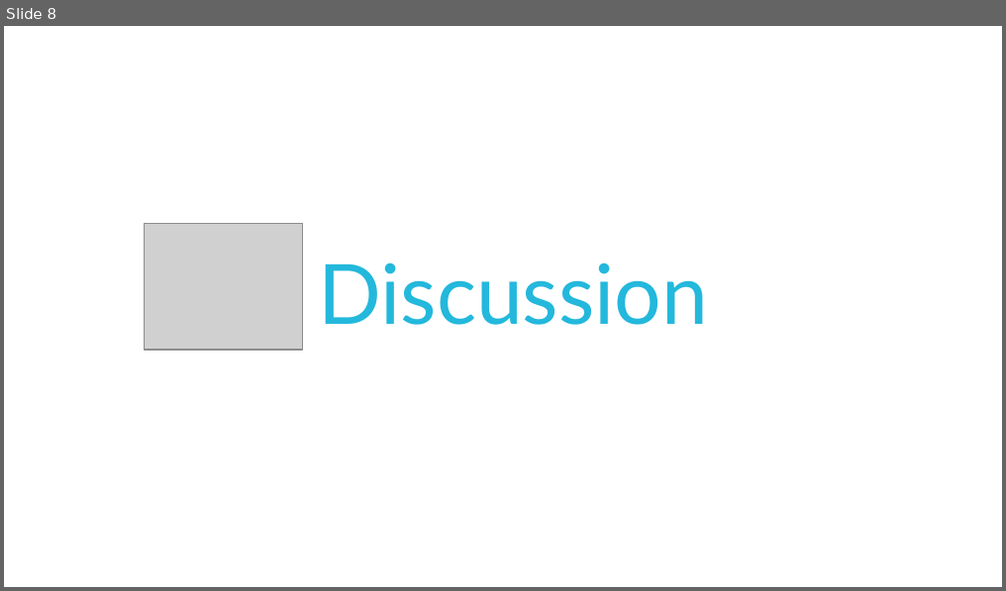
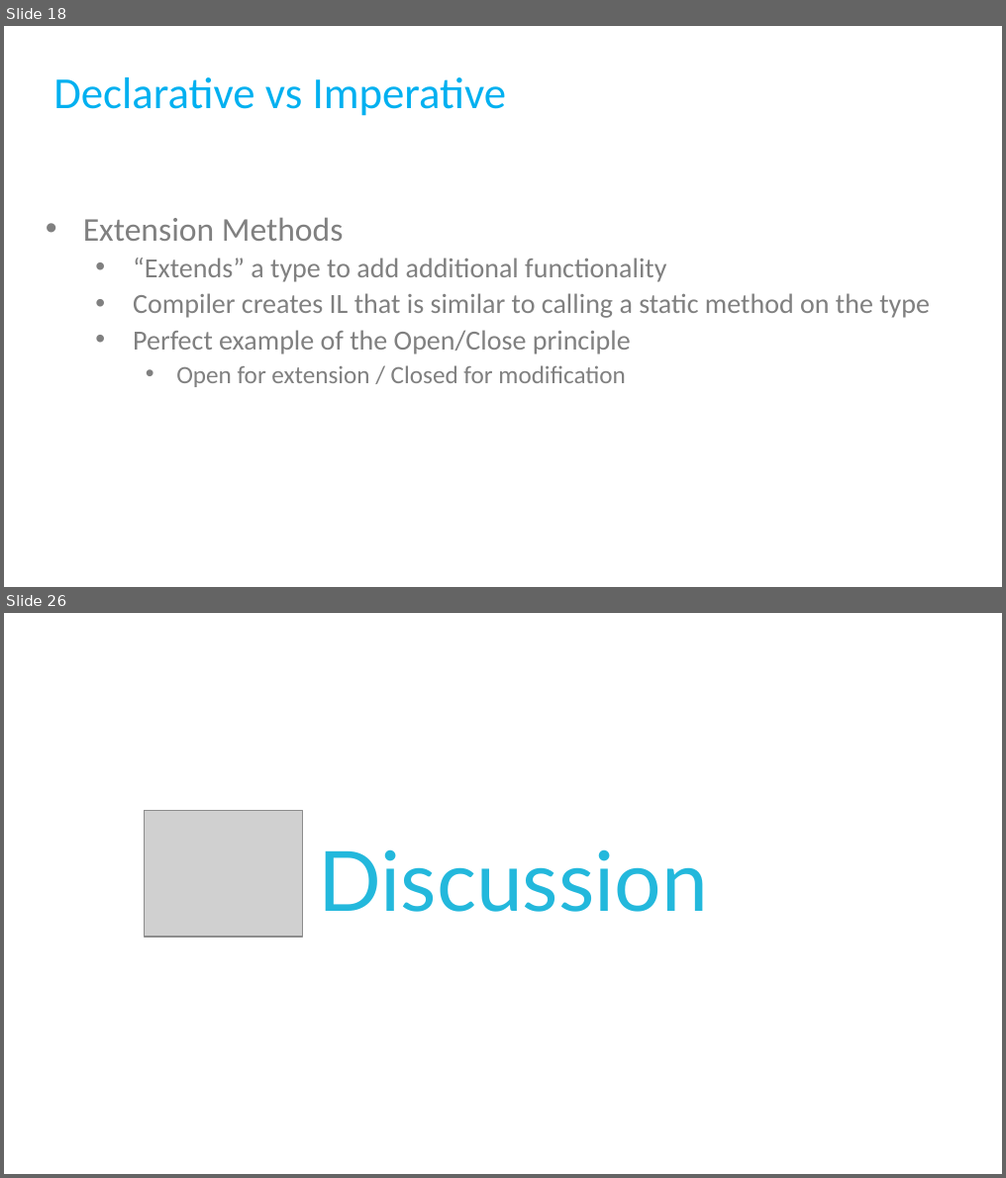
Before and after one commit to AndrewPHunter/ProgrammingPrinciplesAndPatterns, a slide deck: CSharpPractices.pptx. Shown one above the other, each under a label of ours: slide 8 before the commit, slides 18 and 26 after it; the slides between them are not shown. The pictures are 1006x591 and 1006x1178 pixels, drawn with LibreOffice and Linux fonts; fonts in the diff are those of the drawing; grey boxes stand for pictures; background and template pictures are left out. Boxes give left, top, right and bottom in pixels: in the first picture for what was removed or moved away, otherwise in the second. Text is boxed around its words. In the diff, an @@ line names an element or a change of style, - is before the commit and + after.

```diff
--- a/CSharpPractices.pptx
+++ b/CSharpPractices.pptx
@@ slide 18 added at [4, 26, 1002, 587], background #FFFFFF @@
@@ title added at [54, 77, 507, 116], 32 pt, text #00B0F0 @@
+Declarative vs Imperative
@@ text added at [83, 217, 930, 387], 20 pt, text #808080 @@
+• Extension Methods
+  • “Extends” a type to add additional functionality
+  • Compiler creates IL that is similar to calling a static method on the type
+  • Perfect example of the Open/Close principle
+    • Open for extension / Closed for modification
@@ what was slide 8 is now slide 26 @@
```
Also in this commit, not shown: 24 other slides added, 7 slides removed, 18 other files.
